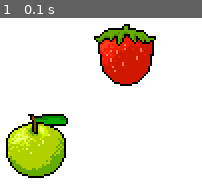
Above: before the commit, frame 1.
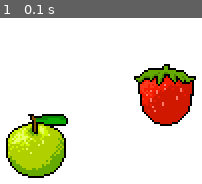
Above: after the commit, the same moment.

Repository: Joshkaki00/pygame-tutorial
Game: pygame game, started from game.py
Two runs of this game, one before a commit and one after it. Both use one fixed random seed, a clock stepped at 60 frames per second and the inputs below.
Inputs:
- Up to frame 1 (0.1 s): no input

The runs differ from the first frame. In frame 1, 16% of the frame differs, in the area x 46-98%, y 3-66%.

Commit message:
updated pygame

Diff:
--- a/game.py
+++ b/game.py
@@ -20,7 +20,7 @@
 
 # Instance of GameObject
 apple = GameObject(120, 300, 'apple.png')
-strawberry = GameObject(210, 210, 'strawberry.png')
+strawberry = GameObject(250, 250, 'strawberry.png')
 
 # Create the game loop
 running = True
